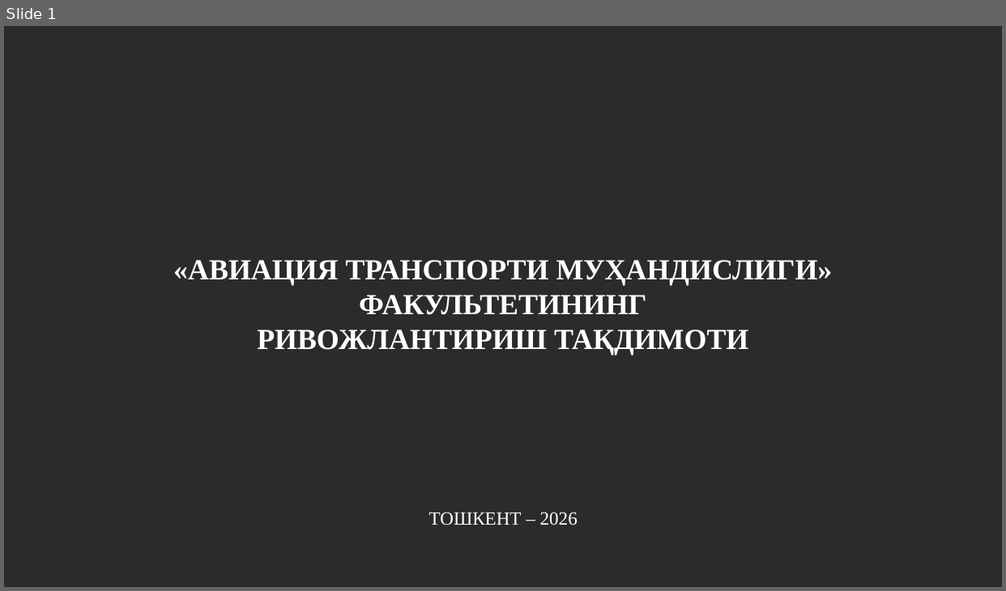
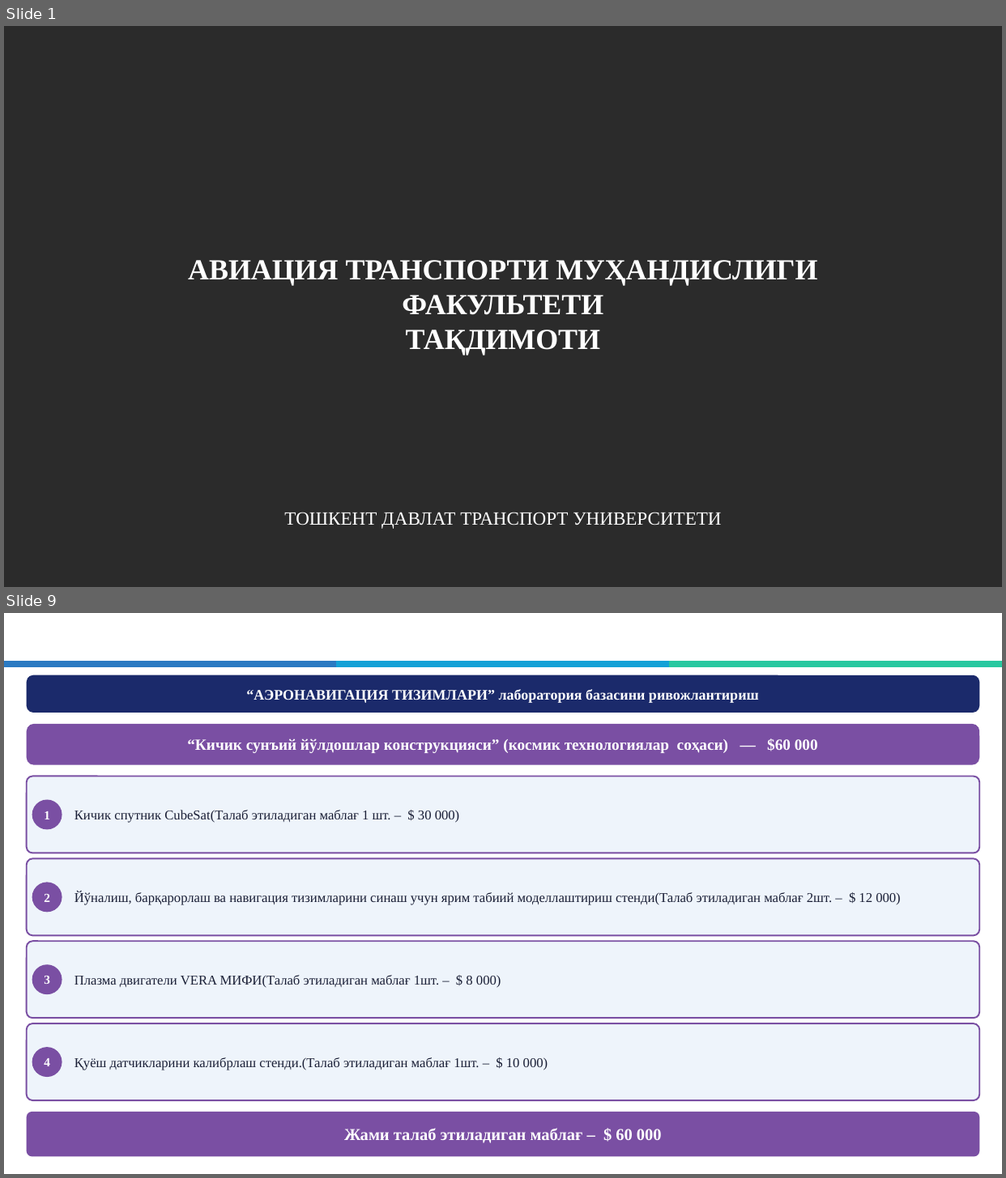
Before and after one commit to Dauitbay/Dauitbay, a slide deck: AVIACIYA_fakulteti_taqdimoti.pptx. Shown one above the other, each under a label of ours: slide 1 before the commit, slides 1 and 9 after it; the slides between them are not shown. The pictures are 1006x591 and 1006x1178 pixels, drawn with LibreOffice and Linux fonts; fonts in the diff are those of the drawing; background and template pictures are left out; a plain dark background stands for a picture behind light text. Boxes give left, top, right and bottom in pixels: in the first picture for what was removed or moved away, otherwise in the second. Text is boxed around its words. In the diff, an @@ line names an element or a change of style, - is before the commit and + after.

```diff
--- a/AVIACIYA_fakulteti_taqdimoti.pptx
+++ b/AVIACIYA_fakulteti_taqdimoti.pptx
@@ slide 9 added at bbox=[4, 613, 1002, 1174], background #FFFFFF @@
@@ title added at bbox=[27, 615, 745, 658], 14.5 pt, text #FFFFFF, bold @@
+ФАКУЛЬТЕТНИНГ ЛАБОРАТОРИЯ БАЗАСИГА ХАРИД ҚИЛИНАДИГАН ЖИҲОЗЛАР
@@ rectangle added at bbox=[4, 661, 337, 667], fill #2A7AC2, outline #2A7AC2 1 pt @@
@@ rectangle added at bbox=[336, 661, 670, 667], fill #14A1D6, outline #14A1D6 1 pt @@
@@ rectangle added at bbox=[670, 661, 1002, 667], fill #28C8A0, outline #28C8A0 1 pt @@
@@ rounded rectangle added at bbox=[27, 675, 979, 713], fill #1B2A6B, 14 pt, text #FFFFFF, bold @@
+“АЭРОНАВИГАЦИЯ ТИЗИМЛАРИ” лаборатория базасини ривожлантириш
@@ rounded rectangle added at bbox=[27, 724, 979, 765], fill #7A4FA3, 15 pt, text #FFFFFF, bold @@
+“Кичик сунъий йўлдошлар конструкцияси” (космик технологиялар соҳаси) — $60 000
@@ rounded rectangle added at bbox=[27, 776, 979, 854], fill #EEF4FB, outline #7A4FA3 1.5 pt @@
@@ ellipse added at bbox=[32, 799, 62, 829], fill #7A4FA3, 12 pt, text #FFFFFF, bold @@
+1
@@ text added at bbox=[74, 810, 459, 823], 13 pt, text #1A1F36 @@
+Кичик спутник CubeSat(Талаб этиладиган маблағ 1 шт. – $ 30 000)
@@ rounded rectangle added at bbox=[27, 858, 979, 935], fill #EEF4FB, outline #7A4FA3 1.5 pt @@
@@ ellipse added at bbox=[32, 883, 62, 913], fill #7A4FA3, 12 pt, text #FFFFFF, bold @@
+2
@@ text added at bbox=[74, 892, 901, 905], 13 pt, text #1A1F36 @@
+Йўналиш, барқарорлаш ва навигация тизимларини синаш учун ярим табиий моделлаштириш стенди(Талаб этиладиган маблағ 2шт. – $ 12 000)
@@ rounded rectangle added at bbox=[27, 942, 979, 1019], fill #EEF4FB, outline #7A4FA3 1.5 pt @@
@@ ellipse added at bbox=[32, 965, 62, 995], fill #7A4FA3, 12 pt, text #FFFFFF, bold @@
+3
@@ text added at bbox=[74, 975, 501, 988], 13 pt, text #1A1F36 @@
+Плазма двигатели VERA МИФИ(Талаб этиладиган маблағ 1шт. – $ 8 000)
@@ rounded rectangle added at bbox=[27, 1024, 979, 1101], fill #EEF4FB, outline #7A4FA3 1.5 pt @@
@@ ellipse added at bbox=[32, 1047, 62, 1077], fill #7A4FA3, 12 pt, text #FFFFFF, bold @@
+4
@@ text added at bbox=[74, 1058, 548, 1070], 13 pt, text #1A1F36 @@
+Қуёш датчикларини калибрлаш стенди.(Талаб этиладиган маблағ 1шт. – $ 10 000)
@@ rounded rectangle added at bbox=[27, 1112, 979, 1157], fill #7A4FA3, 16 pt, text #FFFFFF, bold @@
+Жами талаб этиладиган маблағ – $ 60 000
@@ slide 1 changed as well @@
@@ title at bbox=[188, 260, 817, 355]: text changed @@
-«АВИАЦИЯ ТРАНСПОРТИ МУҲАНДИСЛИГИ» ФАКУЛЬТЕТИНИНГ
-РИВОЖЛАНТИРИШ ТАҚДИМОТИ
+АВИАЦИЯ ТРАНСПОРТИ МУҲАНДИСЛИГИ ФАКУЛЬТЕТИ
+ТАҚДИМОТИ
@@ text at bbox=[284, 512, 721, 529]: text changed @@
-ТОШКЕНТ – 2026
+ТОШКЕНТ ДАВЛАТ ТРАНСПОРТ УНИВЕРСИТЕТИ
```
Also in this commit, not shown: 6 other slides changed, 8 other slides added, 7 slides removed, 1 other file.
